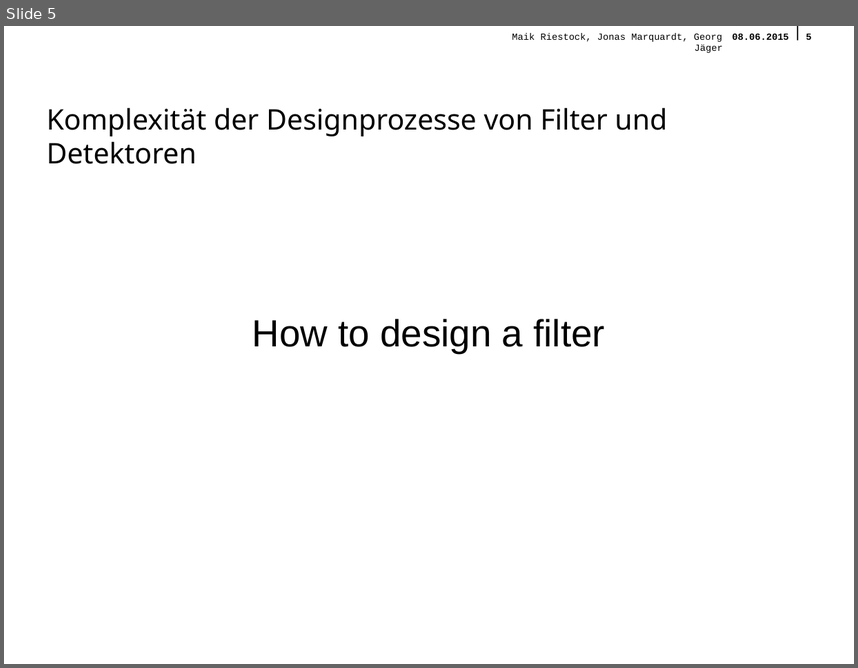
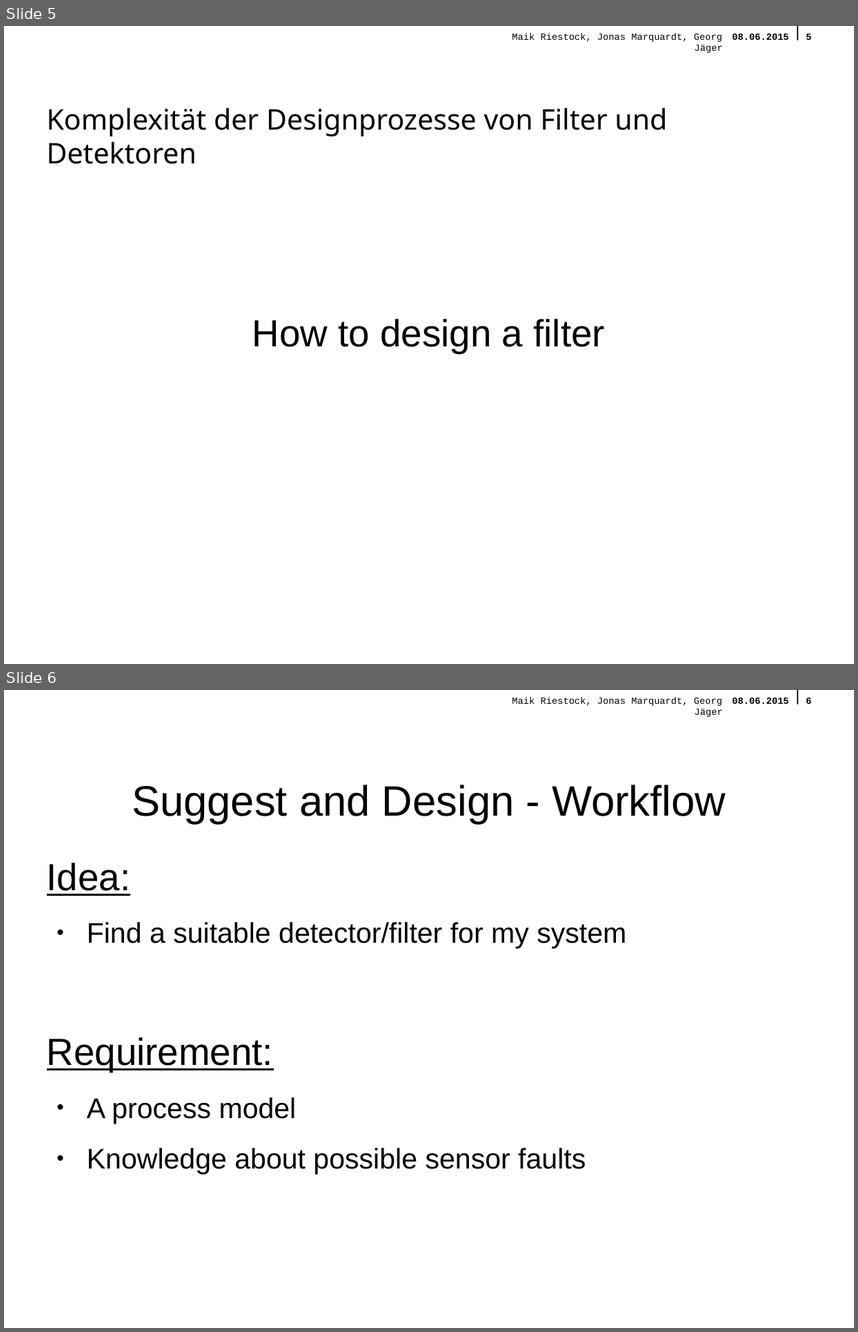
Before and after one commit to querquer/faultframework, a slide deck: Presentation/FinalePraesentationFramework.odp. Shown one above the other, each under a label of ours: slide 5 before the commit, slides 5 and 6 after it. The pictures are 858x668 and 858x1332 pixels, drawn with LibreOffice and Linux fonts; fonts in the diff are those of the drawing; background and template pictures are left out. Boxes give left, top, right and bottom in pixels: in the first picture for what was removed or moved away, otherwise in the second. Text is boxed around its words. In the diff, an @@ line names an element or a change of style, - is before the commit and + after.

```diff
--- a/Presentation/FinalePraesentationFramework.odp
+++ b/Presentation/FinalePraesentationFramework.odp
@@ slide 6 added at (4, 690, 854, 1328), background picture (left out); not listed: 4 template elements that a slide beside it also shows @@
@@ title added at (132, 785, 726, 824), 36 pt, text #000000 @@
+Suggest and Design - Workflow
@@ text added at (47, 862, 626, 1174), 24 pt, text #000000 @@
+Idea:
+● Find a suitable detector/filter for my system
+Requirement:
+● A process model
+● Knowledge about possible sensor faults
```
Also in this commit, not shown: 2 slides changed, 5 other slides added, 2 slides removed, 2 other files.
